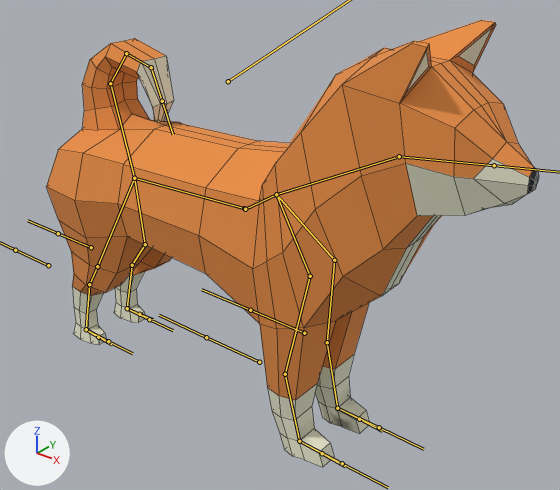
The FBX model UnityBlender/Assets/Fbx/Dog1.fbx: old version first, new version second.
Before and after are seen from a camera (50 mm lens) standing at (2.43, -2.75, 1.57) and looking at (0.11, 0.15, -0.23). Every picture has the same lights, and +X, +Y and +Z are marked at lower left. The bones that bend it are drawn over the model as lines. Mesh edges are drawn as thin lines.

The first picture shows '平面'.
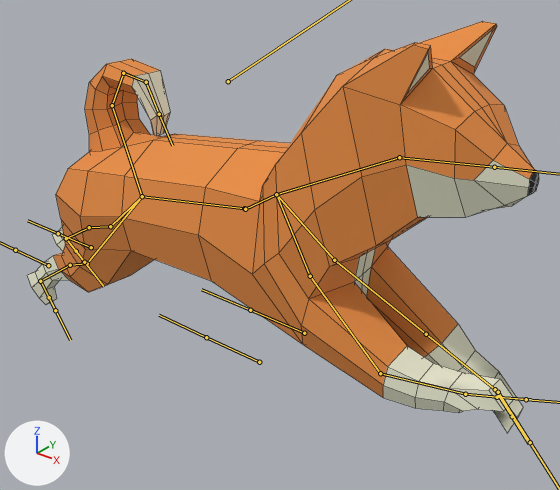
The newer file adds an action. The first version stands in its rest pose; the second is drawn at frame 37 of the action 'アーマチュア|Run'.

Changed parts and their boxes (x1, y1, x2, y2) in the pictures (560 x 490 px):
'平面', posed (8% shorter)
    before: (46, 20, 539, 468)
    after: (27, 21, 539, 433)
bone 'LowerBody', root to tip
    before: (244, 208) to (134, 178)
    after: (244, 208) to (142, 196)
bone 'Leg1.L', root to tip
    before: (134, 178) to (97, 266)
    after: (142, 196) to (87, 263)
bone 'Leg2.L', root to tip
    before: (97, 266) to (89, 284)
    after: (87, 263) to (70, 265)
bone 'Leg3.L', root to tip
    before: (89, 284) to (86, 329)
    after: (70, 265) to (40, 281)
bone 'Leg4.L', root to tip
    before: (86, 329) to (98, 337)
    after: (40, 281) to (49, 297)
bone 'Leg1.R', root to tip
    before: (134, 178) to (145, 244)
    after: (142, 196) to (110, 226)
bone 'Leg2.R', root to tip
    before: (145, 244) to (132, 265)
    after: (110, 226) to (89, 227)
bone 'Leg3.R', root to tip
    before: (132, 265) to (127, 308)
    after: (89, 227) to (66, 238)
bone 'Leg4.R', root to tip
    before: (127, 308) to (139, 314)
    after: (66, 238) to (76, 251)
bone 'Arm2.L', root to tip
    before: (310, 276) to (285, 374)
    after: (310, 276) to (380, 373)
bone 'Arm3.L', root to tip
    before: (285, 374) to (299, 441)
    after: (380, 373) to (465, 394)
bone 'Hand.L', root to tip
    before: (299, 441) to (322, 453)
    after: (465, 394) to (497, 397)
bone 'Arm2.R', root to tip
    before: (334, 260) to (327, 342)
    after: (334, 260) to (426, 334)
bone 'Arm3.R', root to tip
    before: (327, 342) to (337, 408)
    after: (426, 334) to (495, 389)
bone 'Hand.R', root to tip
    before: (337, 408) to (359, 419)
    after: (495, 389) to (512, 416)

The change in detail:
Bone 'LowerBody' (bone_lowerbody) turns from (0, 0, 0) to (2, 1, -8) degrees about its own x, y and z.
Bone 'Leg1.L' (bone_leg1_l) turns from (0, 0, 0) to (-2, -5, 24) degrees about its own x, y and z.
Bone 'Leg2.L' (bone_leg2_l) turns from (0, 0, 0) to (-3, 3, 14) degrees about its own x, y and z.
Bone 'Leg3.L' (bone_leg3_l) turns from (0, 0, 0) to (-2, 0, 11) degrees about its own x, y and z.
Bone 'Leg4.L' (bone_leg4_l) turns from (0, 0, 0) to (6, 3, 11) degrees about its own x, y and z.
Bone 'Leg1.R' (bone_leg1_r) turns from (0, 0, 0) to (41, 0, 10) degrees about its own x, y and z.
Bone 'Leg2.R' (bone_leg2_r) turns from (0, 0, 0) to (7, -1, 7) degrees about its own x, y and z.
Bone 'Leg3.R' (bone_leg3_r) turns from (0, 0, 0) to (6, 0, 9) degrees about its own x, y and z.
Bone 'Leg4.R' (bone_leg4_r) turns from (0, 0, 0) to (-5, -20, -11) degrees about its own x, y and z.
Bone 'Arm2.L' (bone_arm2_l) turns from (0, 0, 0) to (3, 14, 67) degrees about its own x, y and z.
Bone 'Arm3.L' (bone_arm3_l) turns from (0, 0, 0) to (-7, 1, 17) degrees about its own x, y and z.
Bone 'Hand.L' (bone_hand_l) turns from (0, 0, 0) to (2, -3, -62) degrees about its own x, y and z.
Bone 'Arm2.R' (bone_arm2_r) turns from (0, 0, 0) to (72, -3, -4) degrees about its own x, y and z.
Bone 'Arm3.R' (bone_arm3_r) turns from (0, 0, 0) to (-13, -2, -19) degrees about its own x, y and z.
Bone 'Hand.R' (bone_hand_r) turns from (0, 0, 0) to (6, -11, -98) degrees about its own x, y and z.
